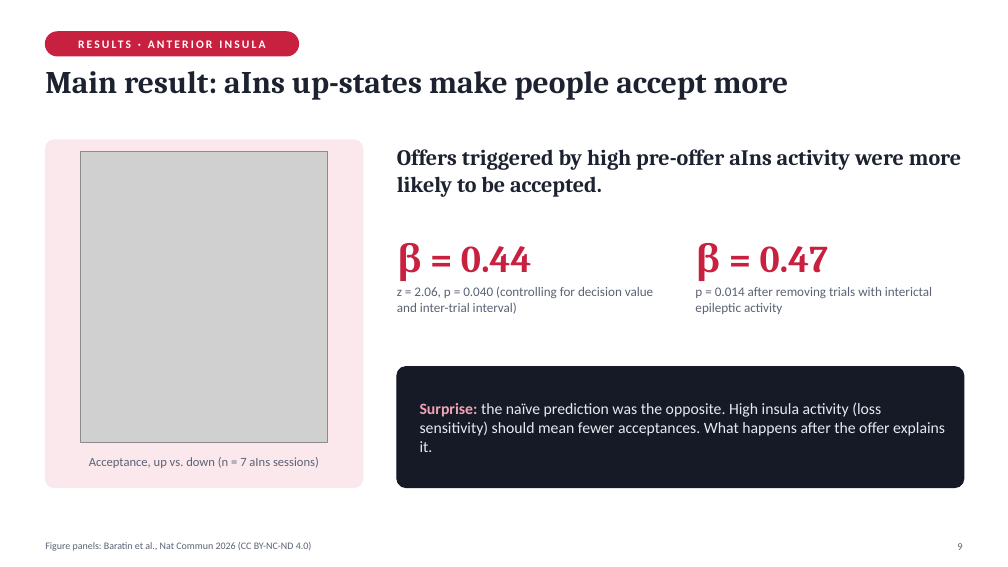
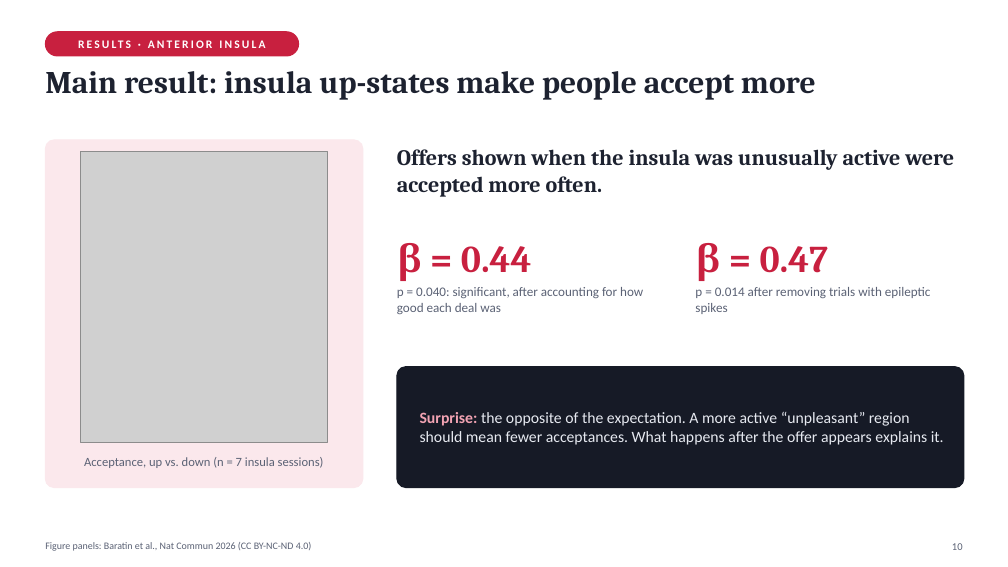
Before and after one commit to khoatranrb/DOC, a slide deck: slide 10 of Baratin2026_presentation/Baratin2026_ClosedLoop_aIns_presentation.pptx (slide 9 before the commit). Drawn at 1008x567 pixels with LibreOffice and Linux fonts; fonts in the diff are those of the drawing; grey boxes stand for pictures. Boxes give left, top, right and bottom in pixels: in the first picture for what was removed or moved away, otherwise in the second. Text is boxed around its words. In the diff, an @@ line names an element or a change of style, - is before the commit and + after.

```diff
--- a/Baratin2026_presentation/Baratin2026_ClosedLoop_aIns_presentation.pptx
+++ b/Baratin2026_presentation/Baratin2026_ClosedLoop_aIns_presentation.pptx
@@ text at bbox=[45, 71, 816, 100]: text changed @@
-Main result: aIns up-states make people accept more
+Main result: insula up-states make people accept more
@@ text at bbox=[397, 149, 954, 197]: text changed @@
-Offers triggered by high pre-offer aIns activity were more likely to be accepted.
+Offers shown when the insula was unusually active were accepted more often.
@@ text at bbox=[397, 287, 643, 314]: text changed @@
-z = 2.06, p = 0.040 (controlling for decision value and inter-trial interval)
+p = 0.040: significant, after accounting for how good each deal was
@@ text at bbox=[695, 287, 931, 314]: text changed @@
-p = 0.014 after removing trials with interictal epileptic activity
+p = 0.014 after removing trials with epileptic spikes
@@ text at bbox=[420, 412, 944, 445]: text changed @@
-Surprise: the naïve prediction was the opposite. High insula activity (loss sensitivity) should mean fewer acceptances. What happens after the offer explains it.
+Surprise: the opposite of the expectation. A more active “unpleasant” region should mean fewer acceptances. What happens after the offer appears explains it.
@@ text at bbox=[84, 457, 324, 468]: text changed @@
-Acceptance, up vs. down (n = 7 aIns sessions)
+Acceptance, up vs. down (n = 7 insula sessions)
@@ text at bbox=[952, 543, 963, 550]: text changed @@
-9
+10
```
Also in this commit, not shown: 14 other slides changed, 2 slides added, 1 slide removed, 1 other file.
